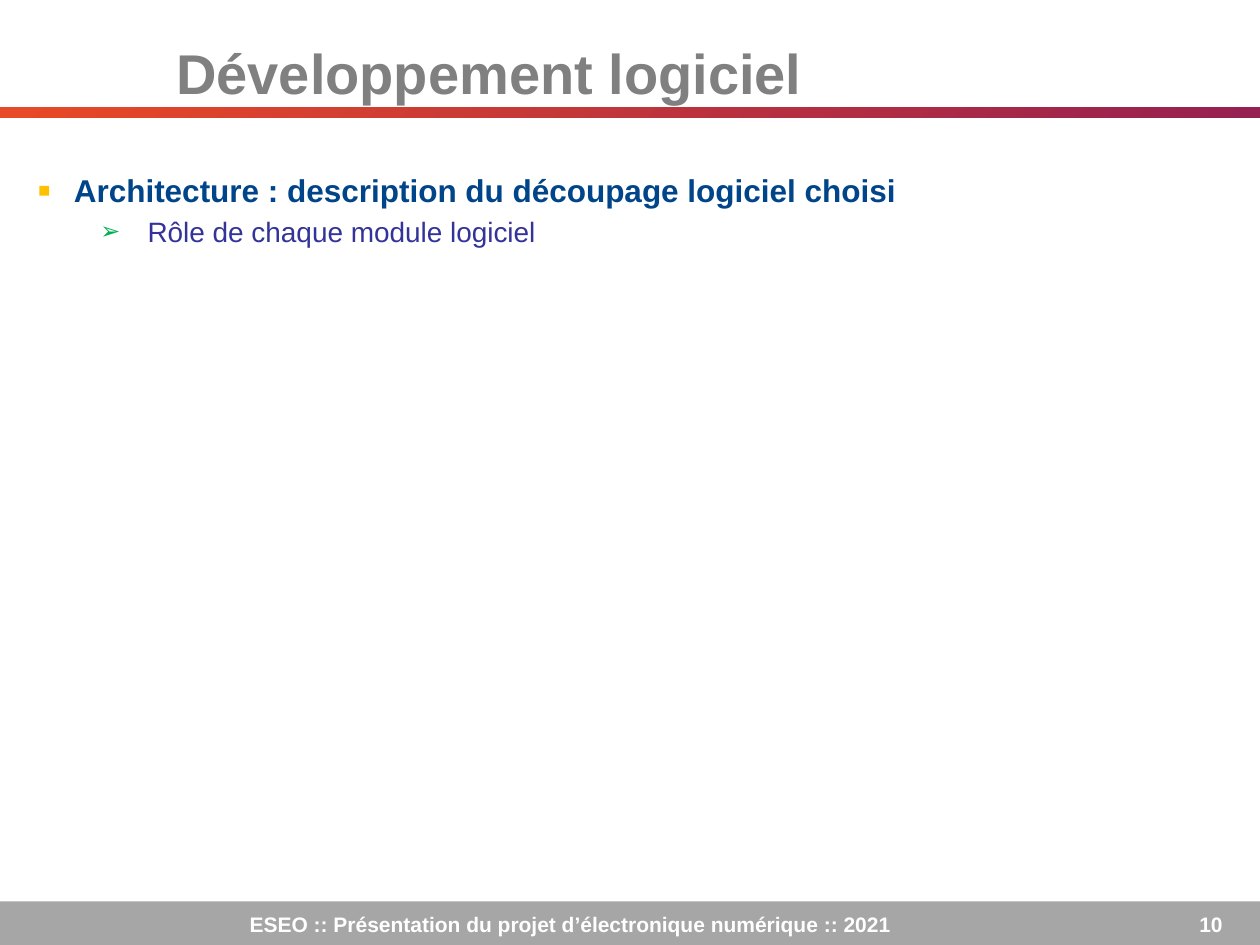
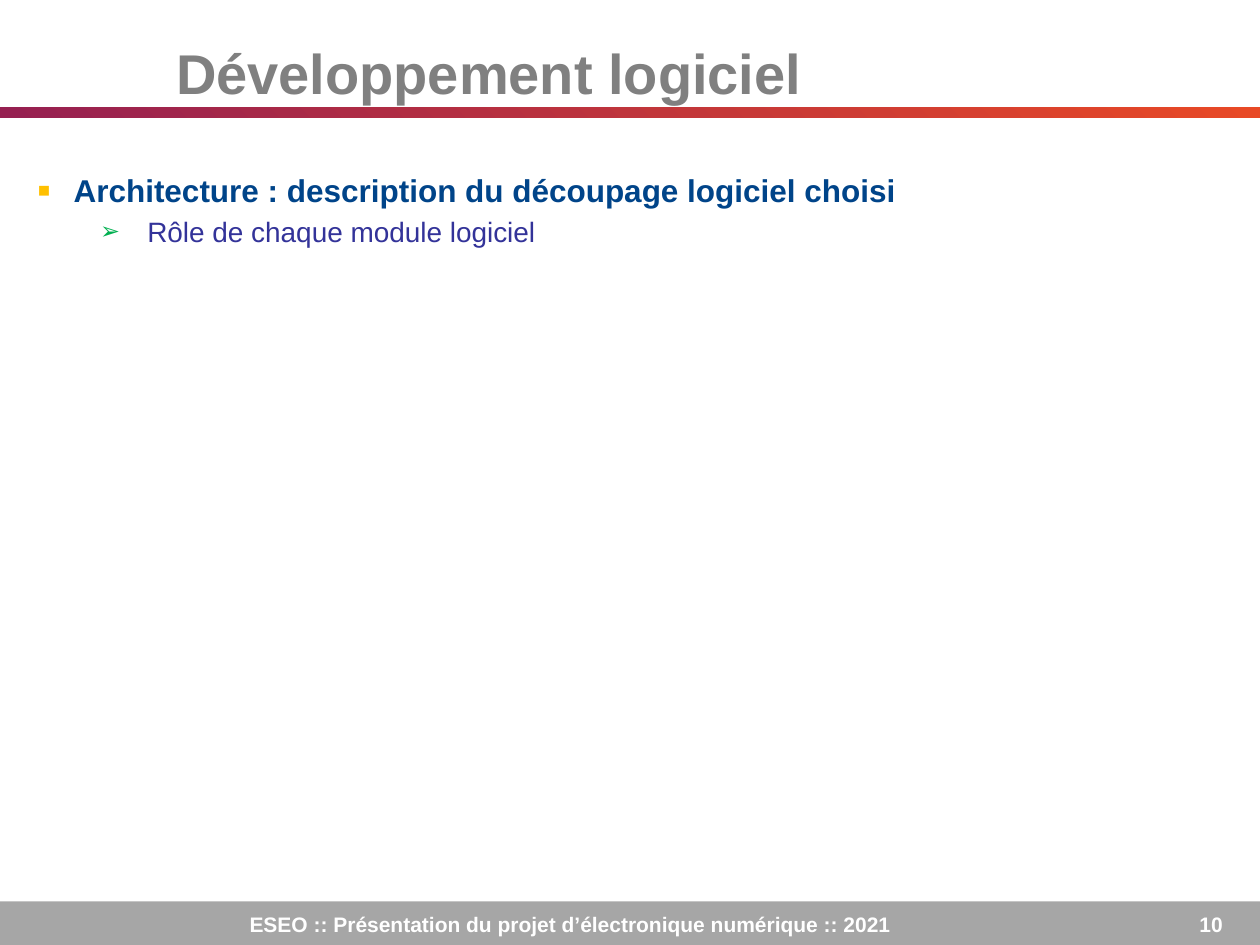
Before and after one commit to Louisonn/DEEP, a slide deck: slide 10 of TrameSoutenance.pptx. Drawn at 1260x945 pixels with LibreOffice and Linux fonts; fonts in the diff are those of the drawing; background and template pictures are left out. Boxes give left, top, right and bottom in pixels: in the first picture for what was removed or moved away, otherwise in the second. Text is boxed around its words. In the diff, an @@ line names an element or a change of style, - is before the commit and + after.

```diff
--- a/TrameSoutenance.pptx
+++ b/TrameSoutenance.pptx
@@ rectangle at (0, 107, 1260, 117): fill gradient #962051 to #E84926 to gradient #E84926 to #962051 @@
```
Also in this commit, not shown: 15 other slides changed.
